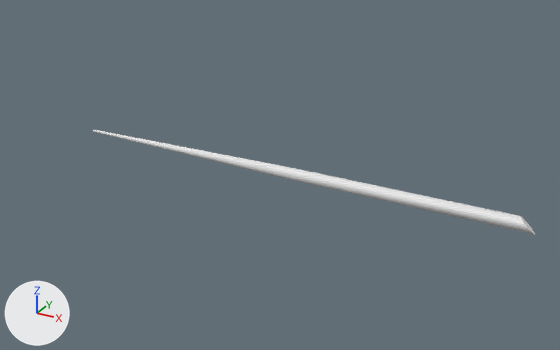
Renders of the Blender file Blender/Feather.blend from each side of a commit.
Before and after are seen from a 50 mm lens placed at (0.462, -1.338, 0.66), pointed at (-0.29, 0.029, -0.023). The axes (+X, +Y, +Z) are drawn at lower left. The lights are the same throughout.
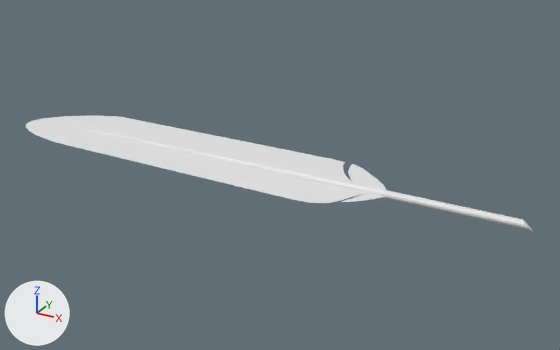
Location of each change, [x1, y1, x2, y2] in pixels of the pictures (560 x 350 px):
'Cylinder', reshaped (14% wider, 9% taller)
    before: [93, 130, 535, 235]
    after: [26, 116, 532, 231]

The change, as a diff of the scene's bpy script:
```diff
--- a/Blender/Feather.blend.py
+++ b/Blender/Feather.blend.py
@@ me_cylinder @@
 # used by ob_cylinder; location = (0.0, 0.0, 0.0); rotation_euler = (1.571, 1.854, 1.571), in degrees (90, 106, 90); scale = (0.247, 0.247, 0.247)
-me_cylinder.from_pydata(...)  # 96 vertices, 66 faces; spans x -0.06..0.06, y -0.08..0.08, z -3.2..1.06
+me_cylinder.from_pydata(...)  # 233 vertices, 137 faces; spans x -0.13..0.13, y -0.43..0.46, z -3.94..1.04
+# me_cylinder part 1
+# 33 faces are deleted
+# 3 vertices in x -0.01..0.01, y 0.05, z -1.0 move by (0.0, -0.02, 0.0)
+# 3 vertices in x 0.05, y -0.01..0.01, z -1.0 move by (-0.02, 0.0, 0.0)
+# 3 vertices in x 0.01..0.03, y -0.08..-0.07, z 1.02..1.04 move by (-0.01, 0.03, -0.01)
+# 3 vertices in x -0.01..0.01, y -0.05, z -1.0 move by (0.0, 0.02, 0.0)
+# 3 vertices in x -0.05, y -0.01..0.01, z -1.0 move by (0.02, 0.0, 0.0)
+# 3 vertices in x -0.03..-0.01, y 0.07..0.08, z 0.96..0.98 move by (0.01, -0.03, 0.01)
+# 46 vertices move from x -0.06..0.06, y -0.08..0.08, z -1.0..1.06 to x -0.04..0.04, y -0.05..0.05, z -1.0..1.04
+# 104 vertices are added at x -0.13..0.13, y -0.43..0.46, z -3.94..-0.11
+# 6 new vertices lie (0.0, 0.0, 0.86) away from vertices in x -0.05..-0.03, y -0.03..0.04, z -1.0
+# 5 new vertices lie (0.0, 0.0, 0.89) away from vertices in x 0.04..0.05, y -0.03..0.03, z -1.0
+# 11 new vertices lie (0.0, 0.0, 0.14) away from vertices in x -0.13..0.13, y -0.42..0.46, z -3.2..-1.14
+# 6 new vertices lie (0.0, 0.0, 0.14) away from vertices in x -0.13..0.12, y -0.41..0.46, z -2.93..-1.14
+# 5 new vertices lie (0.0, 0.0, -0.13) away from vertices in x -0.13..0.12, y -0.42..0.44, z -3.07..-1.69
+# 104 new faces join them
```
